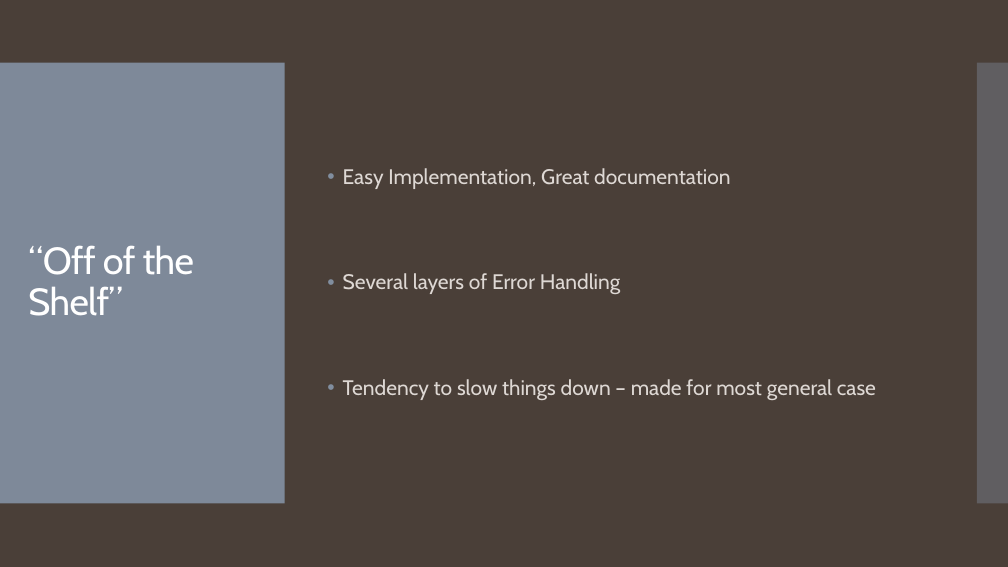
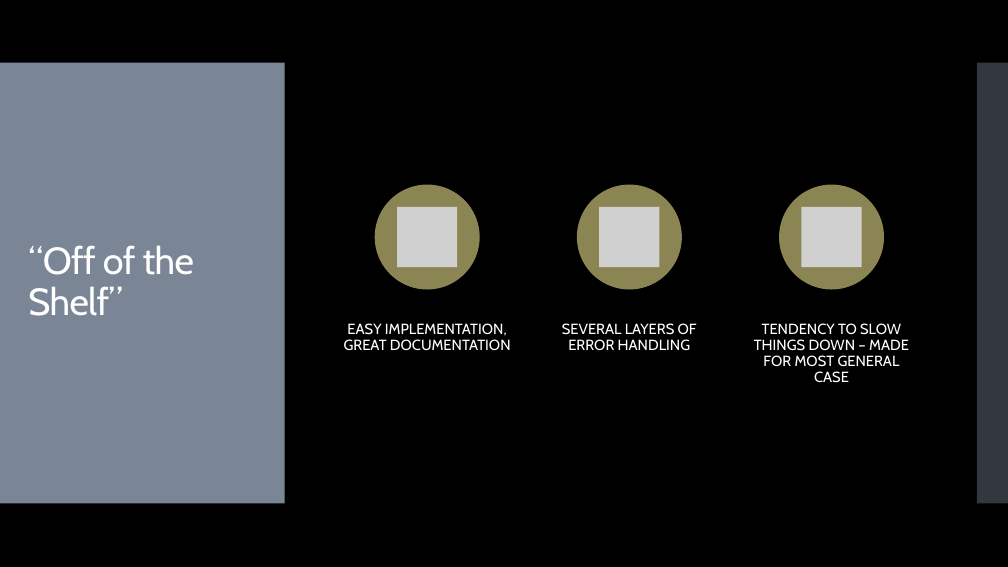
Before and after one commit to landonbuell/Convolutional-Neural-Networks, a slide deck: slide 24 of Presentations/11_03_2020/Training a Multilayer Perceptron with Stochastic Gradient Descent.pptx (slide 19 before the commit). Drawn at 1008x567 pixels with LibreOffice and Linux fonts; fonts in the diff are those of the drawing; grey boxes stand for pictures. Boxes give left, top, right and bottom in pixels: in the first picture for what was removed or moved away, otherwise in the second. Text is boxed around its words. In the diff, an @@ line names an element or a change of style, - is before the commit and + after.

Commit message:
10 March 2020
- nearly completed MLP SGD implementation source code breakdown
- Found places to imliment approx computations, possibly speed up computations
- Nearly finished slide show, requires a few more details on back propagation
- Need to touch up word doucment as well

```diff
--- a/Presentations/11_03_2020/Training a Multilayer Perceptron with Stochastic Gradient Descent.pptx
+++ b/Presentations/11_03_2020/Training a Multilayer Perceptron with Stochastic Gradient Descent.pptx
@@ background #4A3F38 to #000000 @@
@@ text removed at box(343, 168, 876, 400) @@
-• Easy Implementation, Great documentation
-• Several layers of Error Handling
-• Tendency to slow things down – made for most general case
@@ group added at box(344, 185, 909, 383): 3 ellipses, 3 pictures, 3 texts @@
+EASY IMPLEMENTATION, GREAT DOCUMENTATION
+SEVERAL LAYERS OF ERROR HANDLING
+TENDENCY TO SLOW THINGS DOWN – MADE FOR MOST GENERAL CASE
```
Also in this commit, not shown: 16 other slides changed, 6 slides added, 2 other files.
